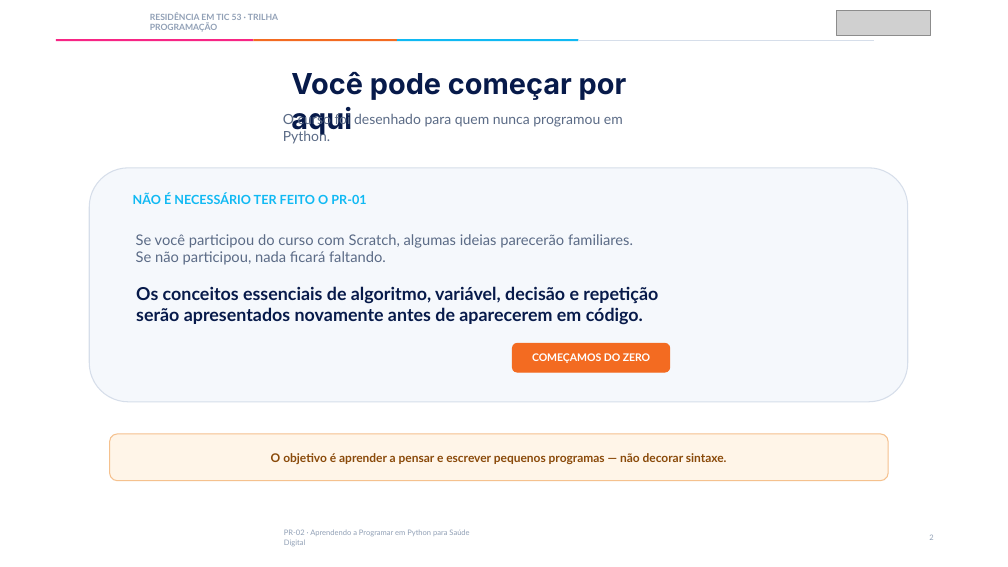
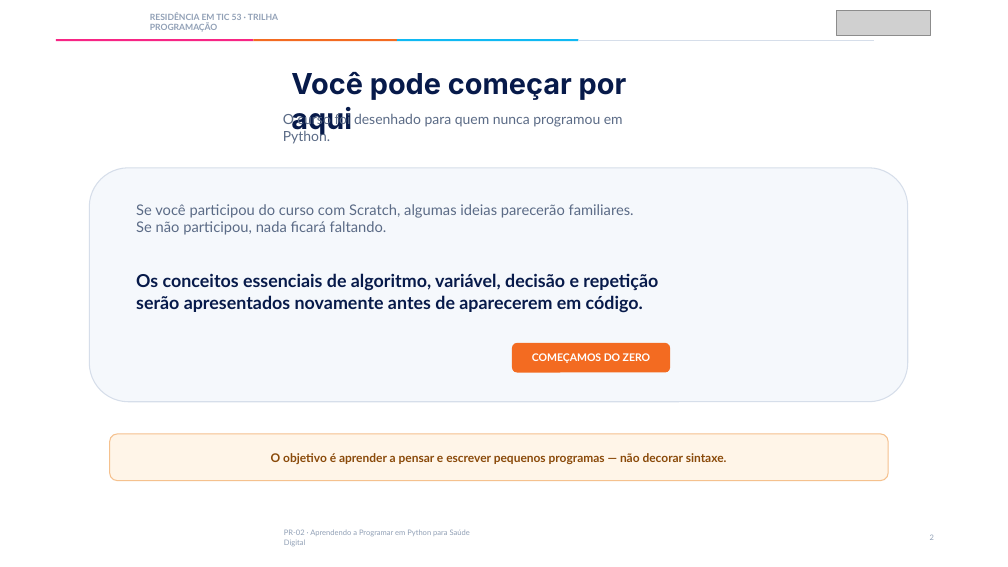
Before and after one commit to Ocean-TIC53/Ocean-TIC53_Trilha-Programacao, a slide deck: slide 2 of PR02_Aprendendo_Programar_Python_Saude_Digital/PR02_Aprendendo_Programar_Python_Saude_Digital_Slides.pptx. Drawn at 1008x567 pixels with LibreOffice and Linux fonts; fonts in the diff are those of the drawing; grey boxes stand for pictures. Boxes give left, top, right and bottom in pixels: in the first picture for what was removed or moved away, otherwise in the second. Text is boxed around its words. In the diff, an @@ line names an element or a change of style, - is before the commit and + after.

```diff
--- a/PR02_Aprendendo_Programar_Python_Saude_Digital/PR02_Aprendendo_Programar_Python_Saude_Digital_Slides.pptx
+++ b/PR02_Aprendendo_Programar_Python_Saude_Digital/PR02_Aprendendo_Programar_Python_Saude_Digital_Slides.pptx
@@ text removed at bbox=[133, 193, 366, 204] @@
-NÃO É NECESSÁRIO TER FEITO O PR-01
@@ text "Se você participou do curso ...": place and size @@
-text "Se você participou do curso ..." at bbox=[136, 234, 633, 265]
+text "Se você participou do curso ..." at bbox=[136, 204, 634, 235]
@@ text "Os conceitos essenciais de algoritmo, ...": place and size @@
-text "Os conceitos essenciais de algoritmo, ..." at bbox=[136, 286, 658, 325]
+text "Os conceitos essenciais de algoritmo, ..." at bbox=[136, 273, 658, 313]
```
Also in this commit, not shown: 17 other slides changed, 2 slides added, 1 other file.
